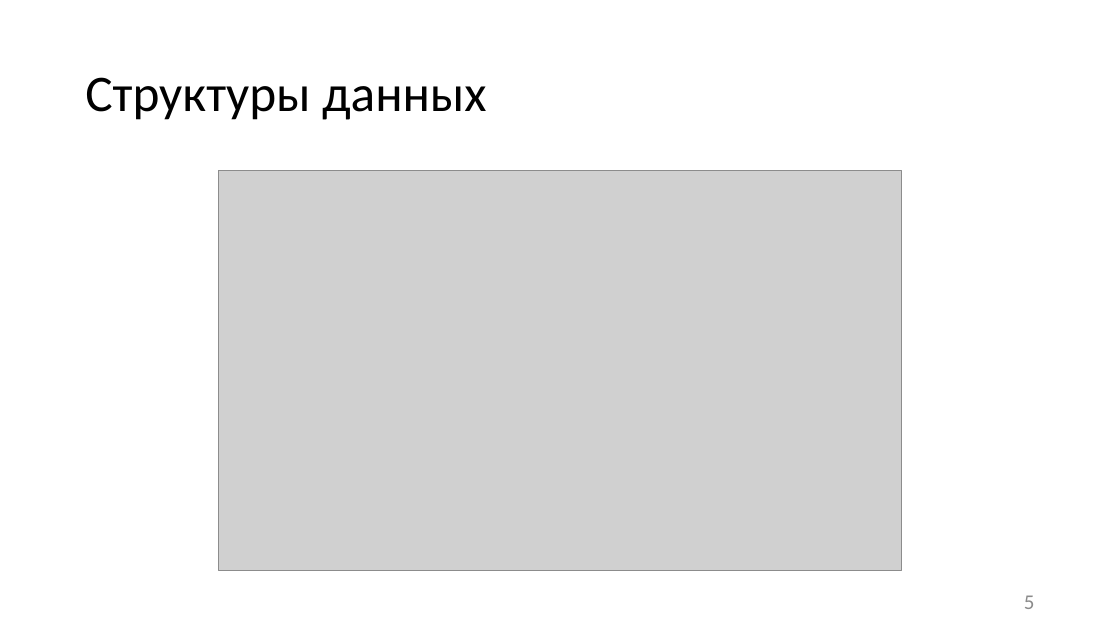
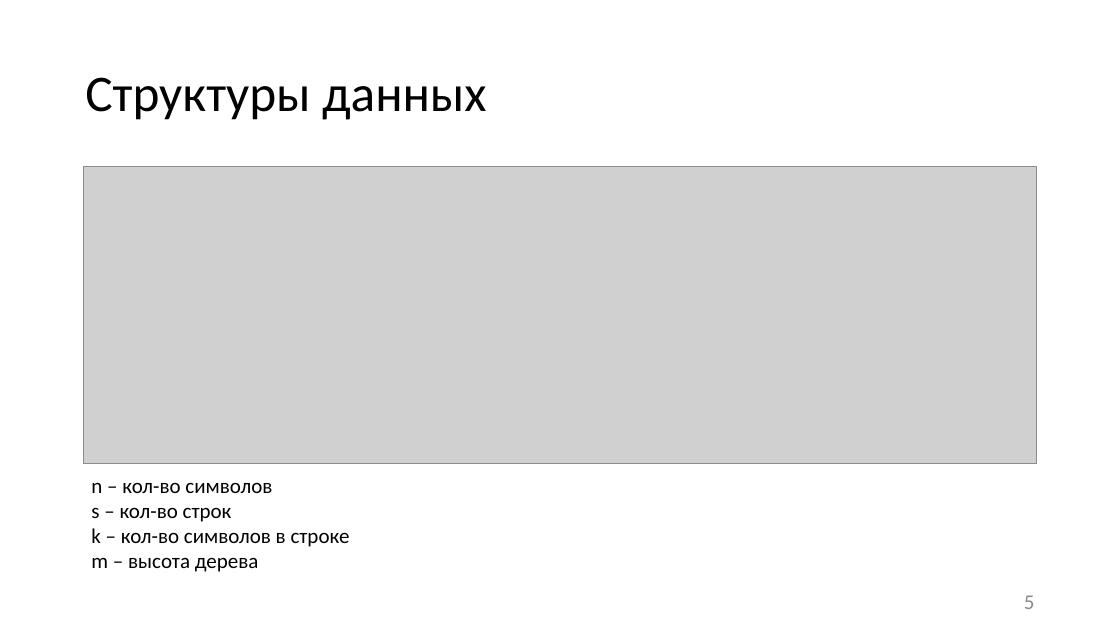
Before and after one commit to kutselabskii/diploma, a slide deck: slide 5 of Презентация.pptx. Drawn at 1120x630 pixels with LibreOffice and Linux fonts; fonts in the diff are those of the drawing; grey boxes stand for pictures. Boxes give left, top, right and bottom in pixels: in the first picture for what was removed or moved away, otherwise in the second. Text is boxed around its words. In the diff, an @@ line names an element or a change of style, - is before the commit and + after.

```diff
--- a/Презентация.pptx
+++ b/Презентация.pptx
@@ picture: place and size @@
-picture at <box>218,171,902,571</box>
+picture at <box>83,166,1037,464</box>
@@ text added at <box>91,482,350,572</box>, 18 pt, text #000000 @@
+n – кол-во символов
+s – кол-во строк
+k – кол-во символов в строке
+m – высота дерева
```
Also in this commit, not shown: 2 other slides changed, 2 slides added, 10 other files.
